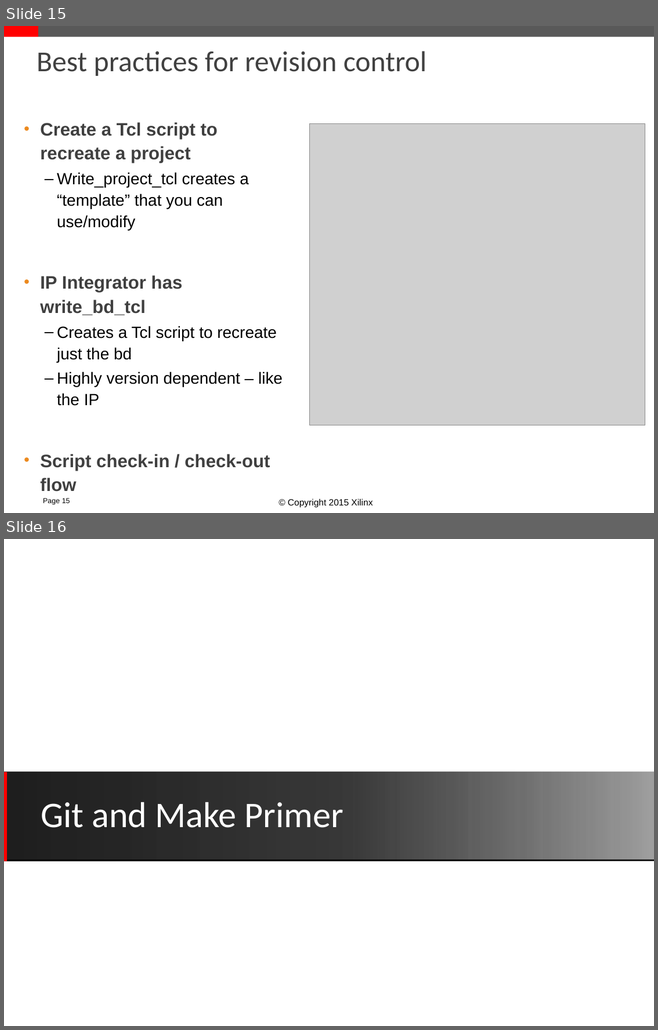
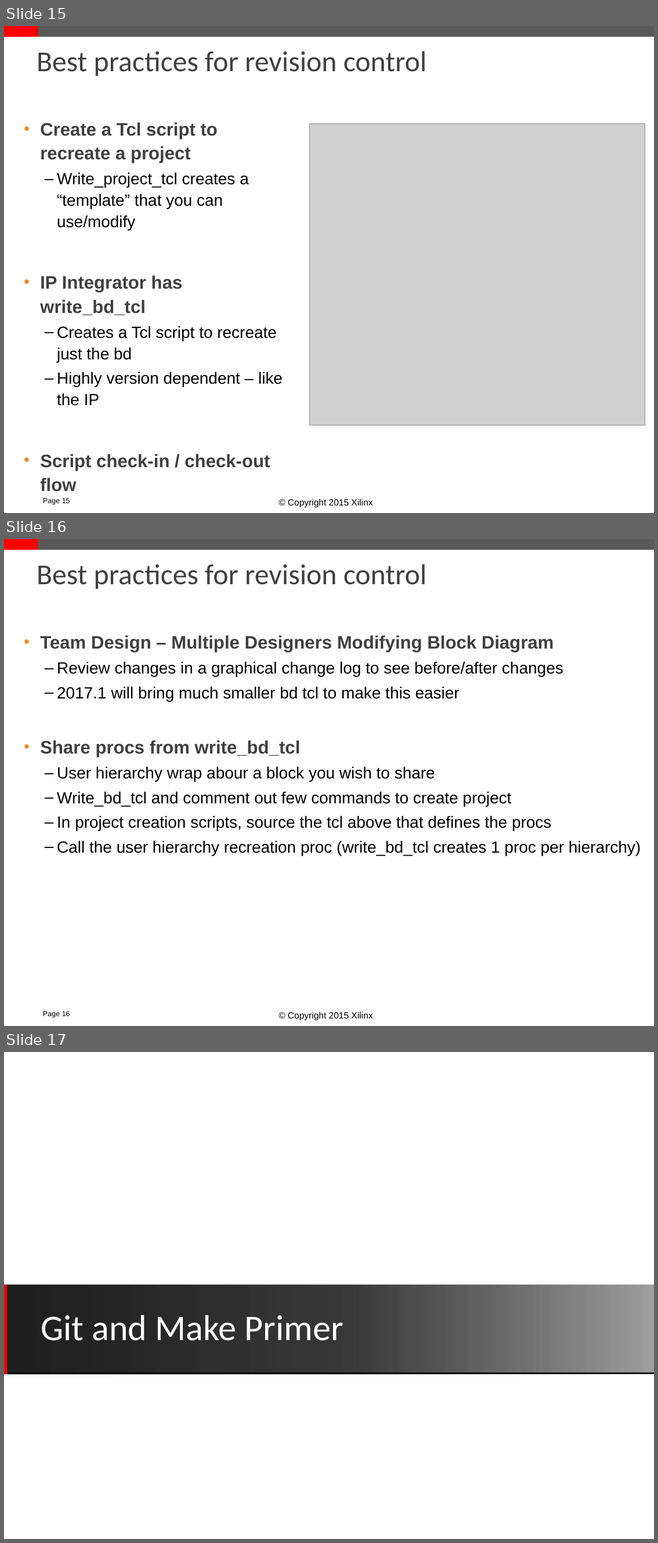
Before and after one commit to Xilinx/revCtrl, a slide deck: doc/versionControl.pptx. Shown one above the other, each under a label of ours: slides 15 and 16 before the commit, slides 15, 16 and 17 after it. The pictures are 658x1030 and 658x1543 pixels, drawn with LibreOffice and Linux fonts; fonts in the diff are those of the drawing; grey boxes stand for pictures; background and template pictures are left out. Boxes give left, top, right and bottom in pixels: in the first picture for what was removed or moved away, otherwise in the second. Text is boxed around its words. In the diff, an @@ line names an element or a change of style, - is before the commit and + after.

```diff
--- a/doc/versionControl.pptx
+++ b/doc/versionControl.pptx
@@ slide 16 added at bbox=[4, 539, 654, 1026], background #FFFFFF; not listed: 3 template elements that a slide beside it also shows @@
@@ title added at bbox=[36, 564, 426, 589], 32 pt, text #404040 @@
+Best practices for revision control
@@ text added at bbox=[40, 635, 640, 856], 18 pt, text #000000 @@
+• Team Design – Multiple Designers Modifying Block Diagram
+  – Review changes in a graphical change log to see before/after changes
+  – 2017.1 will bring much smaller bd tcl to make this easier
+• Share procs from write_bd_tcl
+  – User hierarchy wrap abour a block you wish to share
+  – Write_bd_tcl and comment out few commands to create project
+  – In project creation scripts, source the tcl above that defines the procs
+  – Call the user hierarchy recreation proc (write_bd_tcl creates 1 proc per hierarchy)
@@ page number added at bbox=[43, 1011, 70, 1018], 8 pt, text #000000 @@
+Page 16
@@ what was slide 16 is now slide 17 @@
```
Also in this commit, not shown: 2 slides changed, 1 other file.
